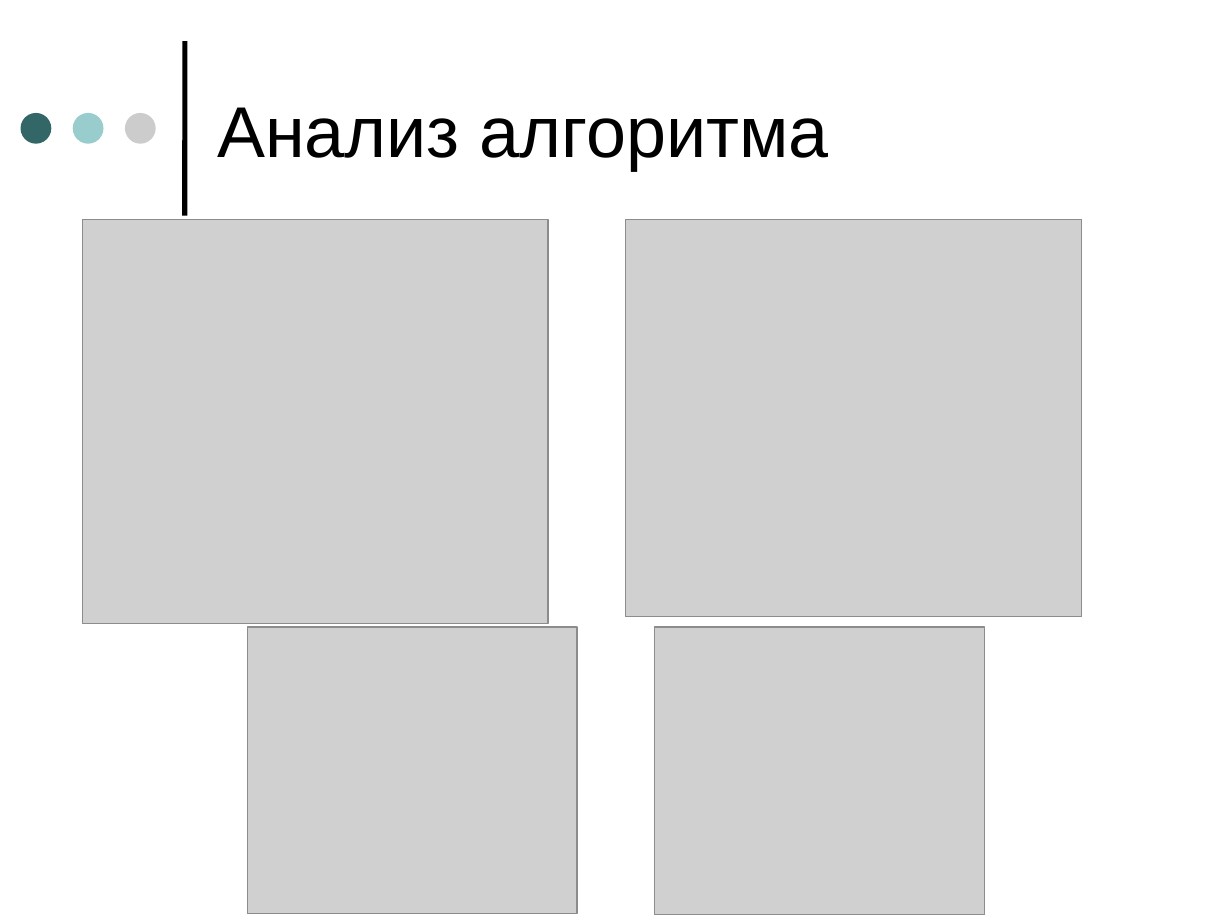
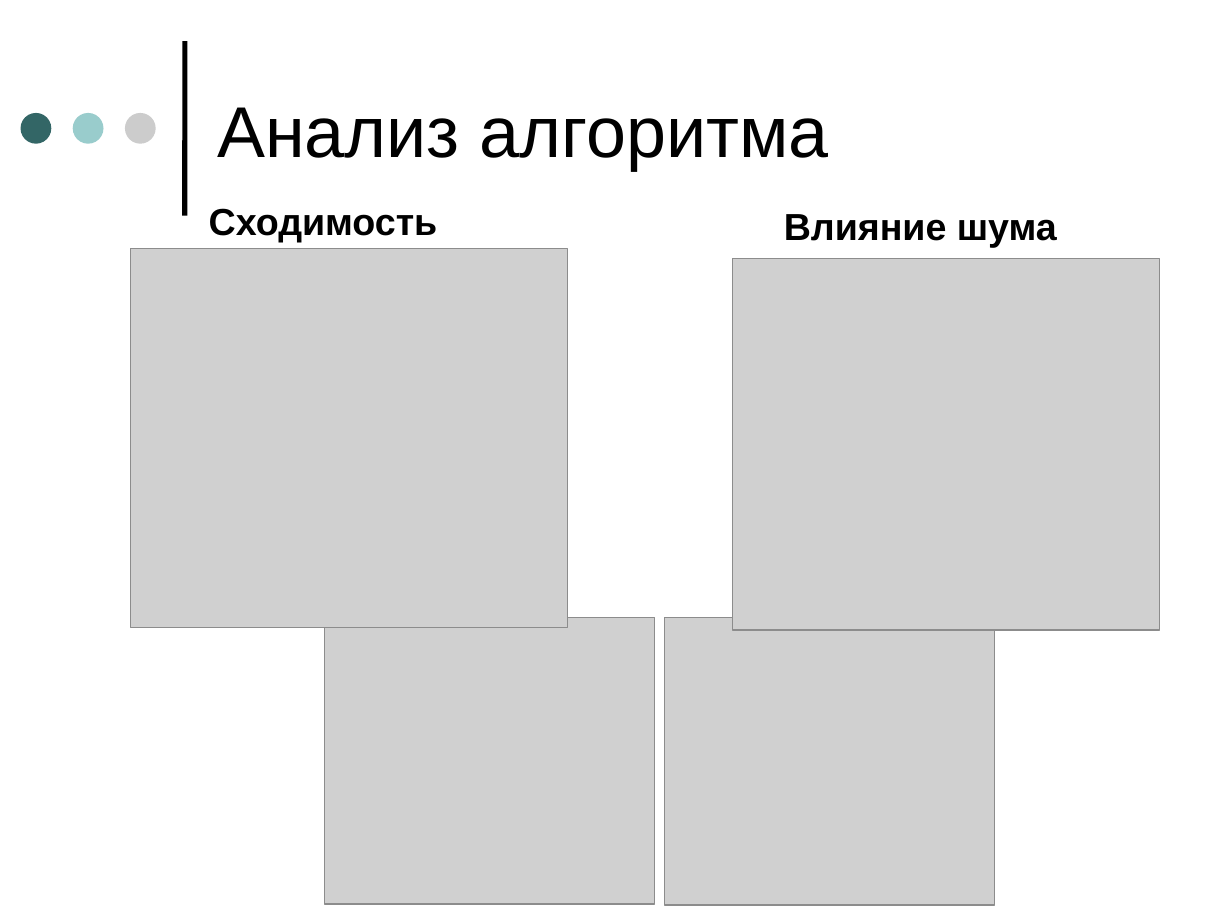
Before and after one commit to ImBa2la/java-artificial-robot, a slide deck: slide 5 of cobro/documentation/Диплом/Стыскин.ppt. Drawn at 1232x924 pixels with LibreOffice and Linux fonts; fonts in the diff are those of the drawing; grey boxes stand for pictures. Boxes give left, top, right and bottom in pixels: in the first picture for what was removed or moved away, otherwise in the second. Text is boxed around its words. In the diff, an @@ line names an element or a change of style, - is before the commit and + after.

```diff
--- a/cobro/documentation/Диплом/Стыскин.ppt
+++ b/cobro/documentation/Диплом/Стыскин.ppt
@@ text added at (209,208,438,242), 22 pt, text #000000, bold @@
+Сходимость
@@ text added at (784,214,1057,247), 22 pt, text #000000, bold @@
+Влияние шума
@@ picture: place and size @@
-picture at (83,219,548,623)
+picture at (131,249,567,628)
@@ picture: place and size @@
-picture at (626,219,1082,616)
+picture at (732,259,1159,631)
@@ picture: place and size @@
-picture at (248,627,578,914)
+picture at (325,617,655,904)
@@ picture: place and size @@
-picture at (654,627,984,915)
+picture at (664,617,994,906)
```
Also in this commit, not shown: 2 other slides changed, 1 slide added, 1 slide removed, 4 other files.
